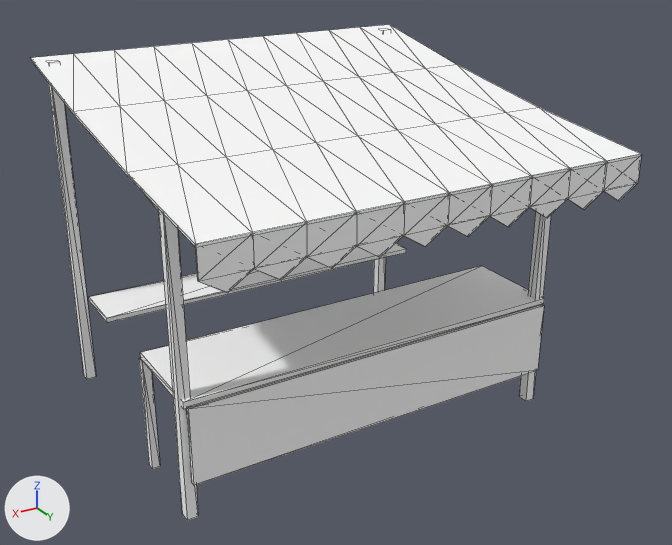
One commit to the glTF model games/yorimichi/assets/belmonte/meshes/SM_BM_BP_Stall_A.glb: the scene before it, then after it.
Before and after are seen from a camera (50 mm lens) standing at (3.21, 5.74, 3.88) and looking at (-0.06, 0.29, 1.16). The lights are fixed; the arrows at lower left show +X, +Y and +Z. The picture after the commit comes second. Mesh edges are drawn as thin lines. Vertices at exactly the same position are counted once.

Script lines for the objects in view, before the commit:
```python
me_sm_bp_stall_a = bpy.data.meshes.new('SM_BP_Stall_A')
me_sm_bp_stall_a.from_pydata(...)  # 229 vertices, 286 faces; spans x -1.58..1.58, y -1.31..1.67, z 0.0..2.64
# faces by material slot: [106, 180]
me_sm_bp_stall_a.materials.append(mat_bm_000_m_wood_027)
me_sm_bp_stall_a.materials.append(mat_bm_001_m_vcol_017)
ob_sm_bm_bp_stall_a = bpy.data.objects.new('SM_BM_BP_Stall_A', me_sm_bp_stall_a)
ob_sm_bm_bp_stall_a.location = (0.0, 0.0, 0.0)
```
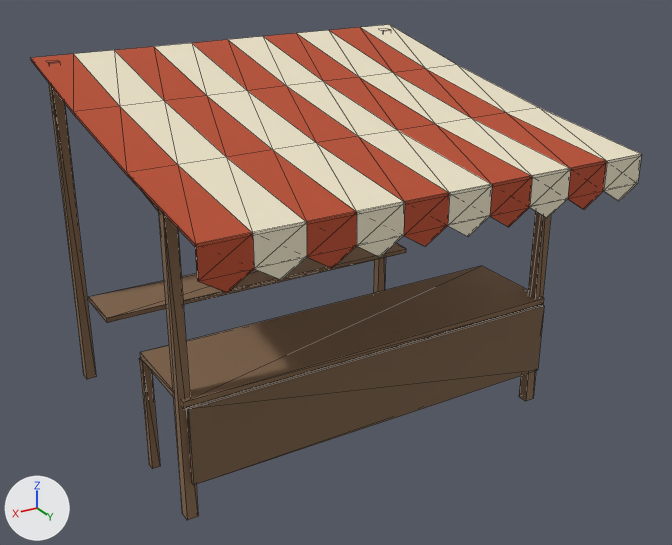
Diff of the bpy script that builds the scene:
```diff
--- a/games/yorimichi/assets/belmonte/meshes/SM_BM_BP_Stall_A.glb.py
+++ b/games/yorimichi/assets/belmonte/meshes/SM_BM_BP_Stall_A.glb.py
@@ me_sm_bp_stall_a @@
 me_sm_bp_stall_a.from_pydata(...)  # 229 vertices, 286 faces; spans x -1.58..1.58, y -1.31..1.67, z 0.0..2.64
 # used by ob_sm_bm_bp_stall_a; location = (0.0, 0.0, 0.0)
+# me_sm_bp_stall_a part 1: 130 faces centred in x -1.49..1.49, y -1.24..1.66, z 0.29..2.55 are repainted in the vertex colours; the middle colour goes from white #ffffff to brown #86694e
+# me_sm_bp_stall_a part 2: 45 faces centred in x -1.47..1.16, y -0.98..1.67, z 1.95..2.57 are repainted in the vertex colours; the middle colour goes from white #ffffff to pale yellow #ede3c9
+# me_sm_bp_stall_a part 3: 66 faces centred in x -1.16..1.47, y -0.98..1.67, z 1.95..2.57 are repainted in the vertex colours; the middle colour goes from white #ffffff to orange #b84d2e
 me_sm_bp_stall_a.materials.append(mat_bm_000_m_wood_027)
```

Pixel boxes (x1, y1, x2, y2) of what changed, in the pictures (672 x 545 px):
part 1 of me_sm_bp_stall_a, recoloured (white to brown): (48, 29, 581, 520) in both
part 2 of me_sm_bp_stall_a, recoloured (white to pale yellow): (74, 24, 642, 280) in both
part 3 of me_sm_bp_stall_a, recoloured (darker): (31, 27, 607, 293) in both
